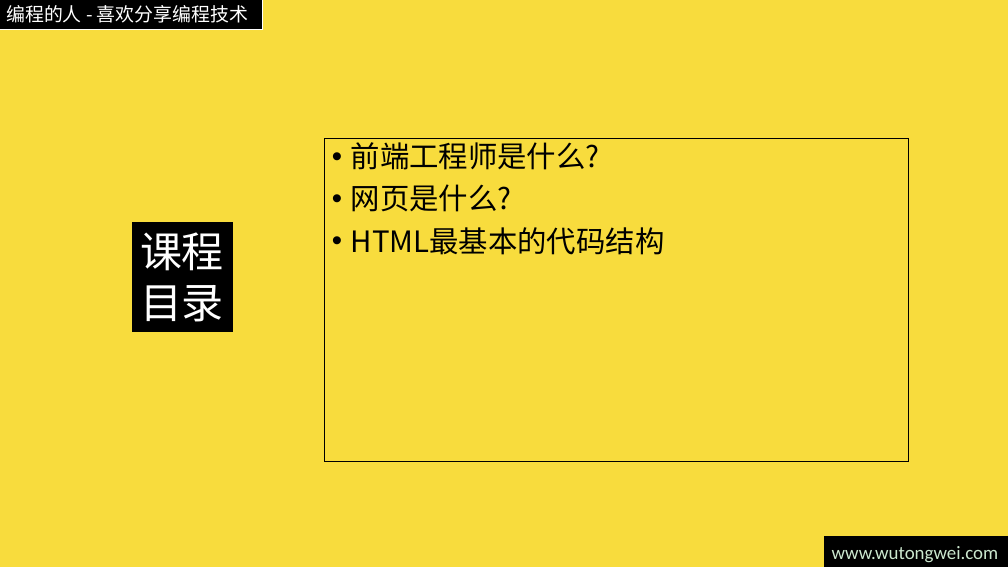
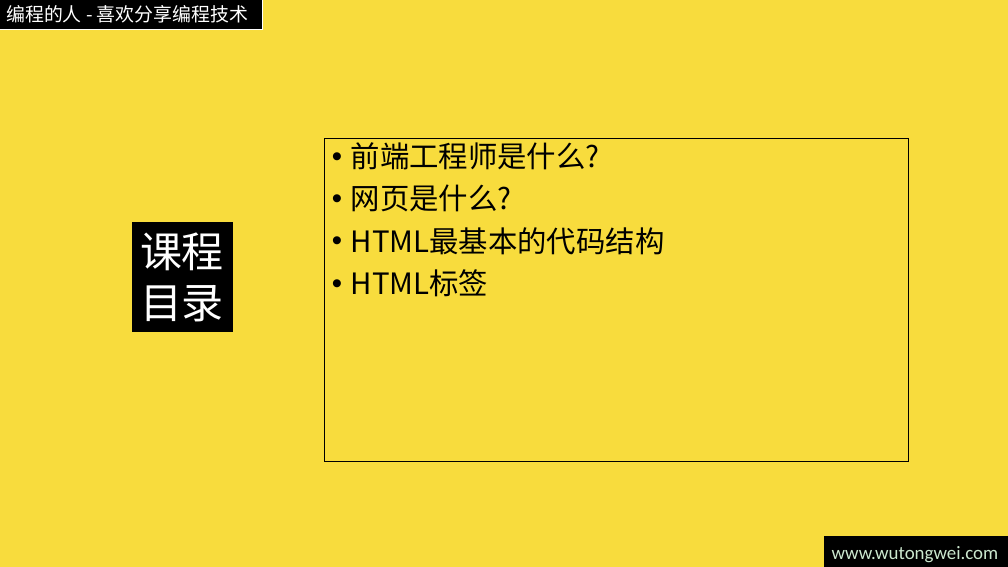
Before and after one commit to willculture/training, a slide deck: slide 2 of ppt/front-end/HTML5.pptx. Drawn at 1008x567 pixels with LibreOffice and Linux fonts; fonts in the diff are those of the drawing. Boxes give left, top, right and bottom in pixels: in the first picture for what was removed or moved away, otherwise in the second. Text is boxed around its words. In the diff, an @@ line names an element or a change of style, - is before the commit and + after.

```diff
--- a/ppt/front-end/HTML5.pptx
+++ b/ppt/front-end/HTML5.pptx
@@ text at bbox=[351, 269, 488, 297]: paragraph added @@
+• HTML标签
```
Also in this commit, not shown: 2 other slides changed.
